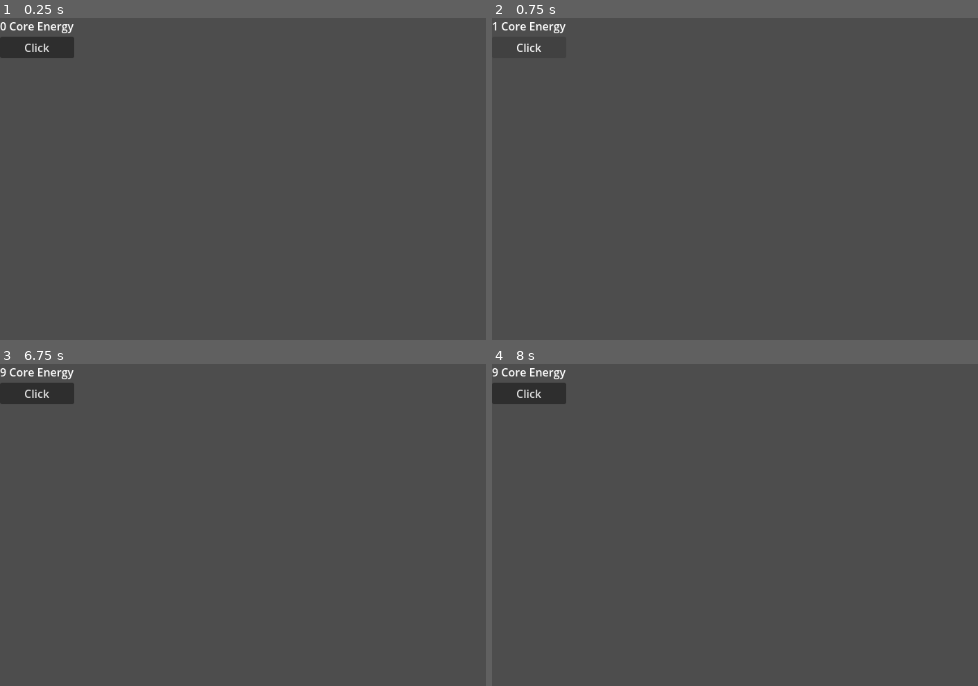
Above: before the commit, frames 1-4 (two rows, left to right).
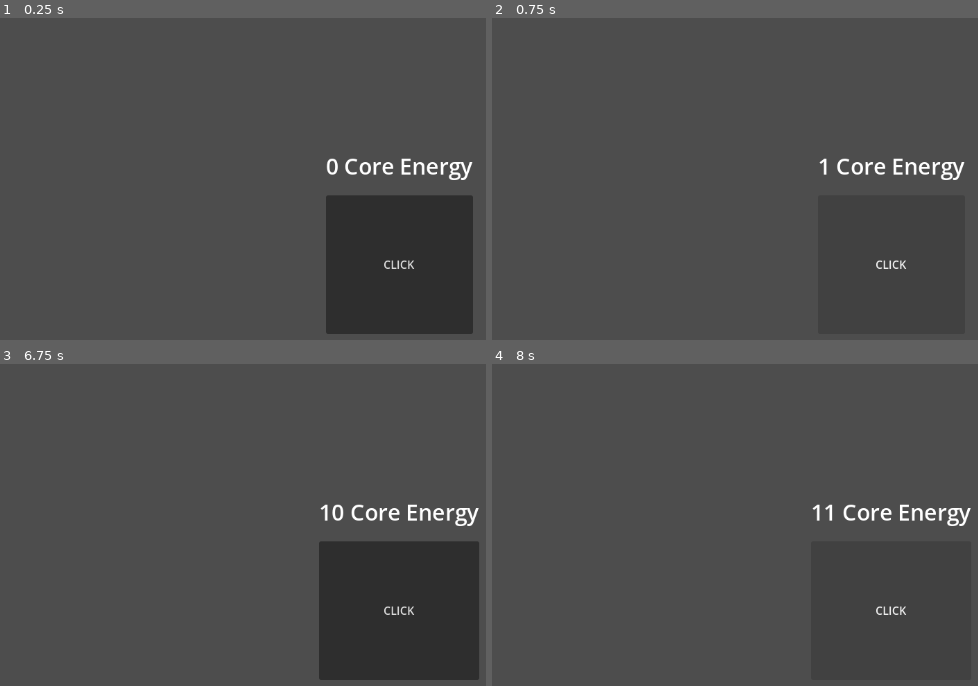
Above: after the commit, the same moments.

Repository: FormosoCrl/Juego-Clicker-Sin-Nombre-Por-Ahora
Game: Godot game, scene res://scenes/clicker/Clicker.tscn
The game is run twice, just before and just after one commit, with the same random seed, the same clock (stepped at 60 frames per second) and the same inputs. This scene is started directly instead of the project's main scene.
Inputs (mouse positions are in pixels of both pictures, inside the frame that each line leads up to):
- Up to frame 1 (0.25 s): no input
- Up to frame 2 (0.75 s): click "Click" (after the commit: "CLICK") at 0.5 s
- Up to frame 3 (6.75 s): click "Click" (after the commit: "CLICK") at 1.25 s; click "Click" (after the commit: "CLICK") at 2 s; tap Enter at 2.75, 4.25, 5.75 s; move the mouse to (outside the picture) at 2.77 s; click (outside the picture) at 2.92 s; tap Space at 3.5, 5, 6.5 s; move the mouse to (238, 611) at 3.52 s; click (238, 611) at 3.67 s; move the mouse to (481, 489) at 4.27 s; click (481, 489) at 4.42 s; move the mouse to (359, 679) at 5.02 s; click (359, 679) at 5.17 s; move the mouse to (outside the picture) at 5.77 s; click (outside the picture) at 5.92 s; move the mouse to (160, 521) at 6.52 s; click (160, 521) at 6.67 s
- Up to frame 4 (8 s): move the mouse to (929, 589) at 7.27 s; click (929, 589) at 7.42 s

The runs differ from the first frame. In frame 1, 15% of the frame differs, in the area x 0-98%, y 1-99%; in frame 2, 1.0%; in frame 3, 16%, in the area x 0-99%, y 1-99%; in frame 4, 1.9%.

Commit message:
feat(ui): center clicker layout, bigger button and score label

Diff:
--- a/juego-clicker/scenes/clicker/Clicker.tscn
+++ b/juego-clicker/scenes/clicker/Clicker.tscn
@@ -12,17 +12,25 @@
 script = ExtResource("1_0e7h6")
 
 [node name="CenterContainer" type="CenterContainer" parent="." unique_id=1897494223]
-layout_mode = 0
-offset_right = 40.0
-offset_bottom = 40.0
+layout_mode = 1
+anchors_preset = 15
+anchor_right = 1.0
+anchor_bottom = 1.0
+grow_horizontal = 2
+grow_vertical = 2
 
 [node name="VBoxContainer" type="VBoxContainer" parent="CenterContainer" unique_id=669325871]
 layout_mode = 2
+alignment = 1
+theme_override_constants/separation = 20
 
 [node name="ScoreLabel" type="Label" parent="CenterContainer/VBoxContainer" unique_id=282817434]
 layout_mode = 2
-text = "0 bolas azules"
+text = "0 Core Energy"
+horizontal_alignment = 1
+theme_override_font_sizes/font_size = 32
 
 [node name="ClickButton" type="Button" parent="CenterContainer/VBoxContainer" unique_id=1969022174]
 layout_mode = 2
-text = "Click"
+custom_minimum_size = Vector2(200, 200)
+text = "CLICK"
--- a/juego-clicker/scripts/clicker/clicker.gd
+++ b/juego-clicker/scripts/clicker/clicker.gd
@@ -4,6 +4,8 @@
 @onready var click_button: Button = $CenterContainer/VBoxContainer/ClickButton
 
 func _ready() -> void:
+	score_label.add_theme_font_size_override("font_size", 32)
+	click_button.custom_minimum_size = Vector2(200, 200)
 	click_button.pressed.connect(_on_click)
 	GameState.blue_balls_changed.connect(_on_balls_changed)
 	score_label.text = "%d Core Energy" % GameState.blue_balls
